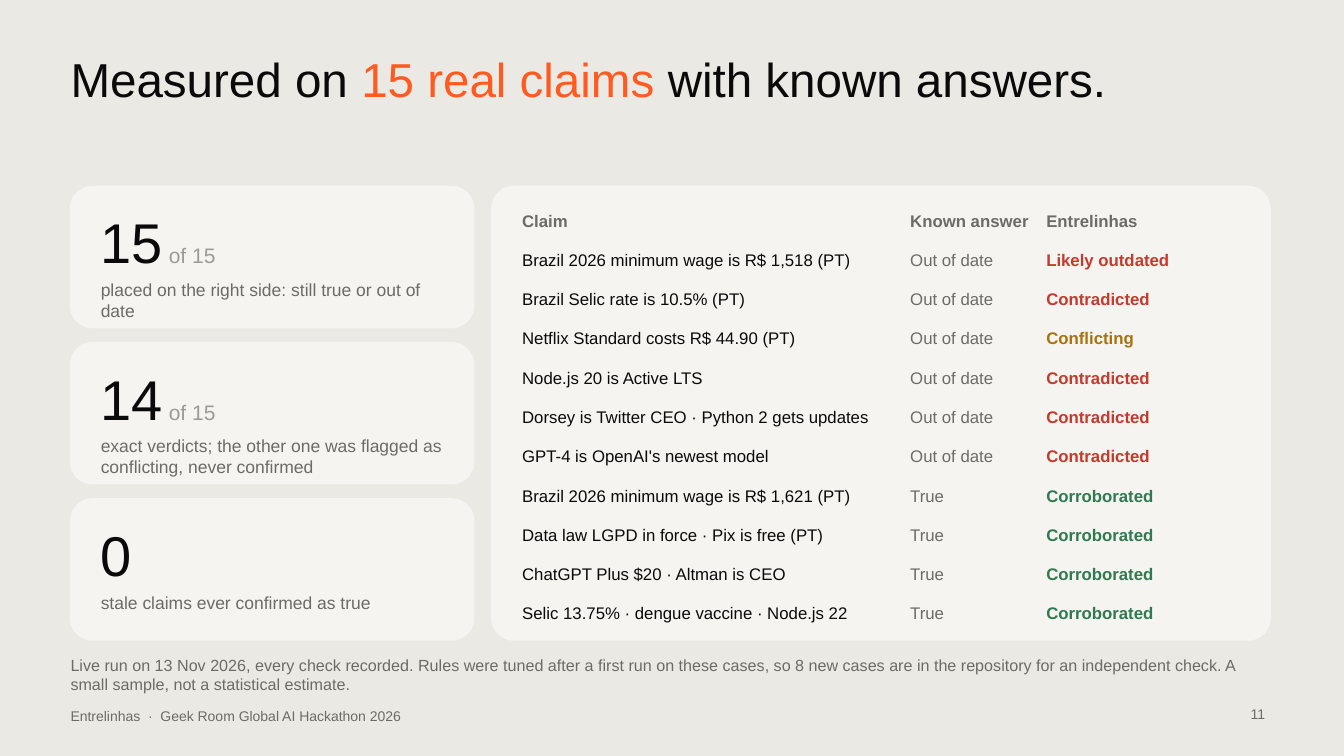
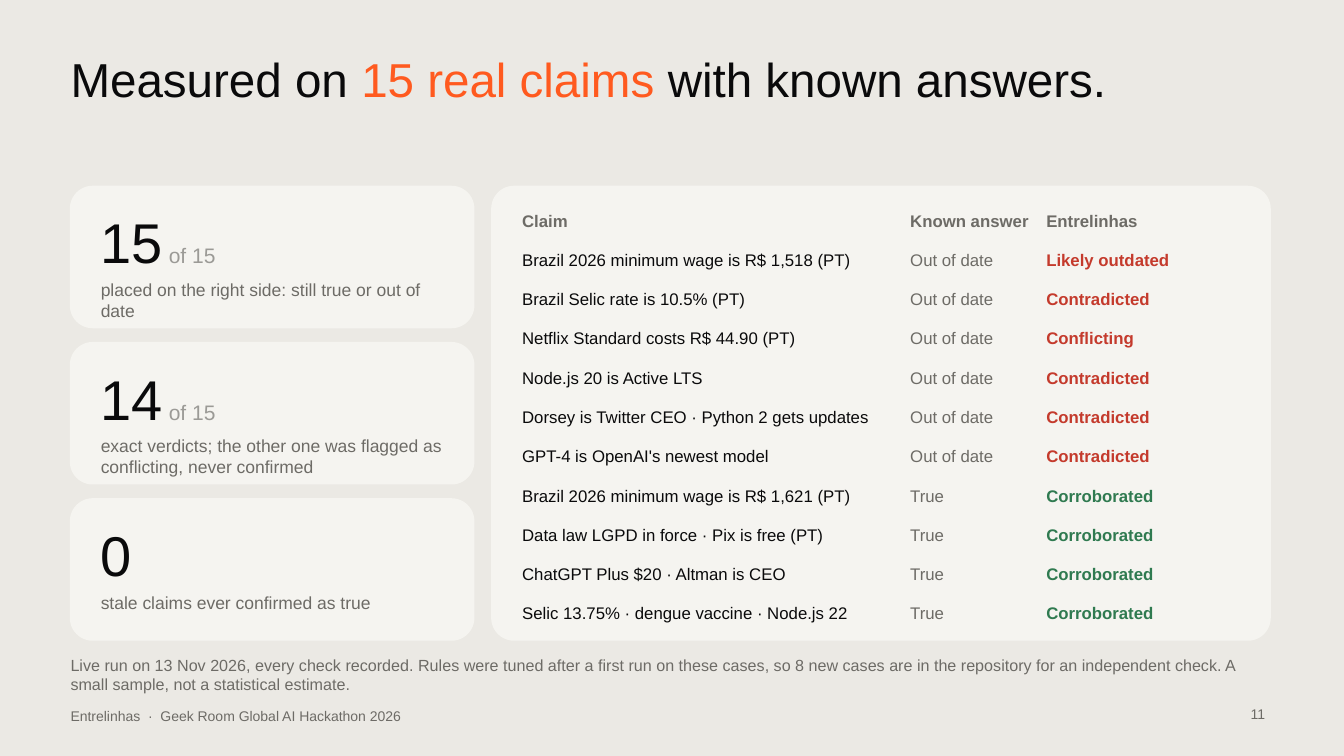
Before and after one commit to contatoalicecandido-lab/entrelinhas, a slide deck: slide 11 of submission/Entrelinhas_Pitch_Deck.pptx. Drawn at 1344x756 pixels with LibreOffice and Linux fonts; fonts in the diff are those of the drawing. Boxes give left, top, right and bottom in pixels: in the first picture for what was removed or moved away, otherwise in the second. Text is boxed around its words. In the diff, an @@ line names an element or a change of style, - is before the commit and + after.

```diff
--- a/submission/Entrelinhas_Pitch_Deck.pptx
+++ b/submission/Entrelinhas_Pitch_Deck.pptx
@@ table at box(514, 202, 1250, 627) @@
@@ text colour #A8730F to #C43A2C in "Conflicting" @@
```
Also in this commit, not shown: 35 other files.
